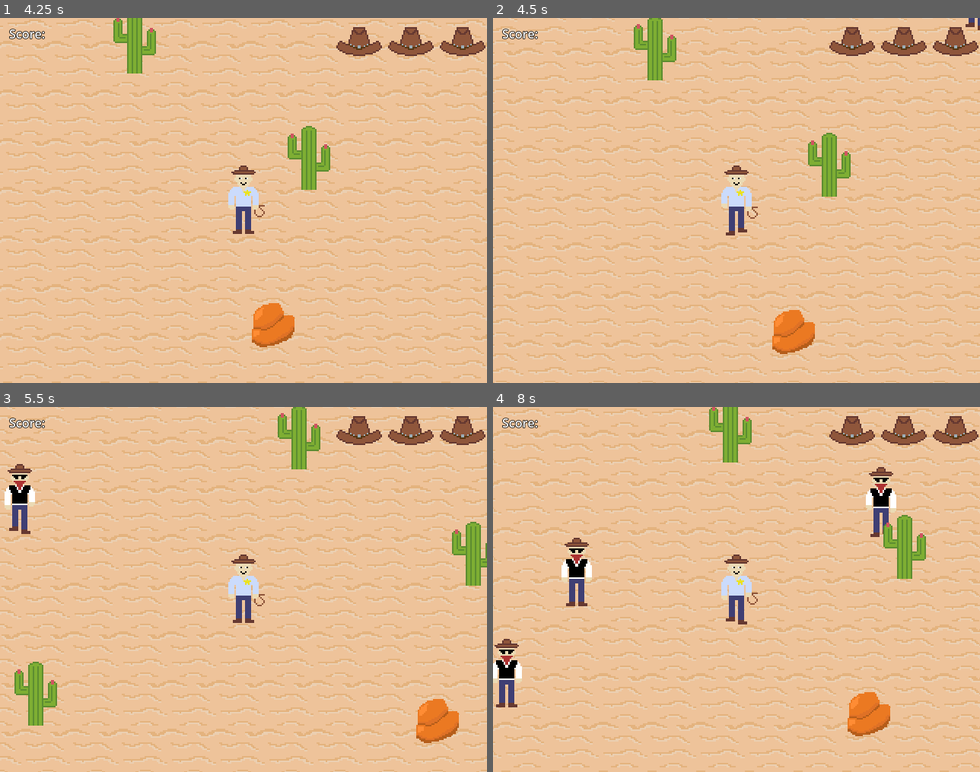
Above: before the commit, frames 1-4 (two rows, left to right).
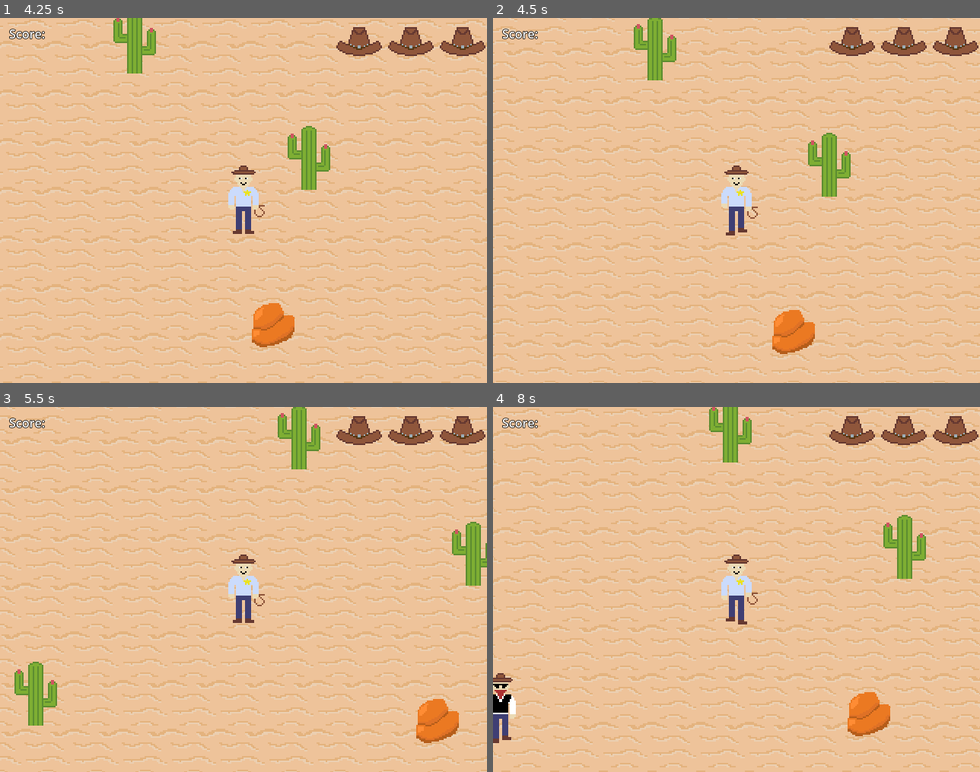
Above: after the commit, the same moments.

Repository: thearst3rd/gmtk-2025
Game: Godot game, scene res://src/menu/main_menu.tscn
Same seed, same stepped clock (60 frames per second), same inputs: the game is played once before the commit and once after it. The engine's default icon, where the game draws it, is replaced by a stand-in: a white triangle on a blue panel in a dark square.
Inputs (mouse positions are in pixels of both pictures, inside the frame that each line leads up to):
- Up to frame 1 (4.25 s): click "Play" at 0.5 s; tap Enter at 1.25 s; move the mouse to (350, 182) at 1.27 s; press the mouse at (350, 182) at 1.28 s; hold D (move_right) 1.28-2.03 s; move the mouse to (146, 218) at 2.02 s; release the mouse at (146, 218) at 2.03 s; hold S (move_down) 2.03-2.78 s; click (146, 218) at 2.1 s; move the mouse to (292, 120) at 2.77 s; press the mouse at (292, 120) at 2.78 s; hold D (move_right) 2.78-3.53 s; move the mouse to (219, 273) at 3.52 s; release the mouse at (219, 273) at 3.53 s; hold W (move_up) from 3.53 s (still down); click (219, 273) at 3.6 s
- Up to frame 2 (4.5 s): move the mouse to (882, 255) at 4.27 s; release W (move_up) at 4.28 s; press the mouse at (882, 255) at 4.28 s; hold A (move_left) from 4.28 s (still down)
- Up to frame 3 (5.5 s): keep holding A (move_left); move the mouse to (97, 534) at 5.02 s; release the mouse at (97, 534) at 5.03 s; click (97, 534) at 5.1 s
- Up to frame 4 (8 s): move the mouse to (760, 589) at 5.77 s; release A (move_left) at 5.78 s; press the mouse at (760, 589) at 5.78 s; hold S (move_down) 5.78-6.53 s; move the mouse to (663, 498) at 6.52 s; release the mouse at (663, 498) at 6.53 s; hold D (move_right) 6.53-7.28 s; click (663, 498) at 6.6 s; move the mouse to (843, 571) at 7.27 s; press the mouse at (843, 571) at 7.28 s; hold W (move_up) from 7.28 s (still down)

Frame 1 is identical in both runs. In frame 2, less than 0.1% of the frame differs, in the area x 97-100%, y 0-4%; in frame 3, 0.7%; in frame 4, 2.4%, in the area x 0-83%, y 16-93%.

Commit message:
Fixed bug that skipped the first spawn difficulty level

Diff:
--- a/src/game/enemy_spawner.gd
+++ b/src/game/enemy_spawner.gd
@@ -32,7 +32,7 @@
 	else:
 		spawn_per_second_multiplier = 1
 	# After x time, increase the number of enemies spawned per second
-	if floor(arena.game_time / TIME_BETWEEN_ROUNDS) >= spawn_stage:
+	if floor(arena.game_time / TIME_BETWEEN_ROUNDS) > spawn_stage:
 		spawn_stage += 1
 		spawn_per_second = 0.25 + spawn_stage * spawn_stage * 0.5
 		min_enemies += 5
